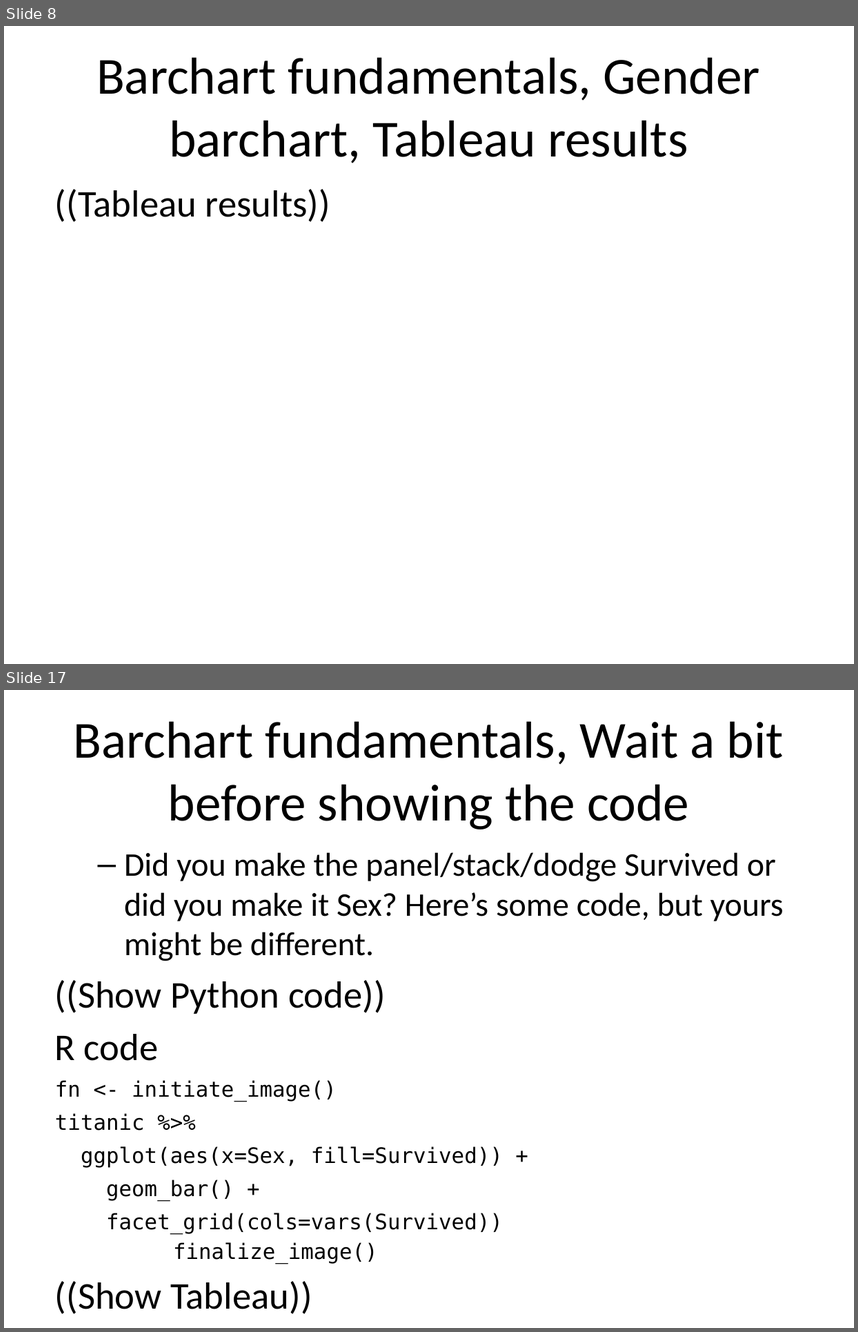
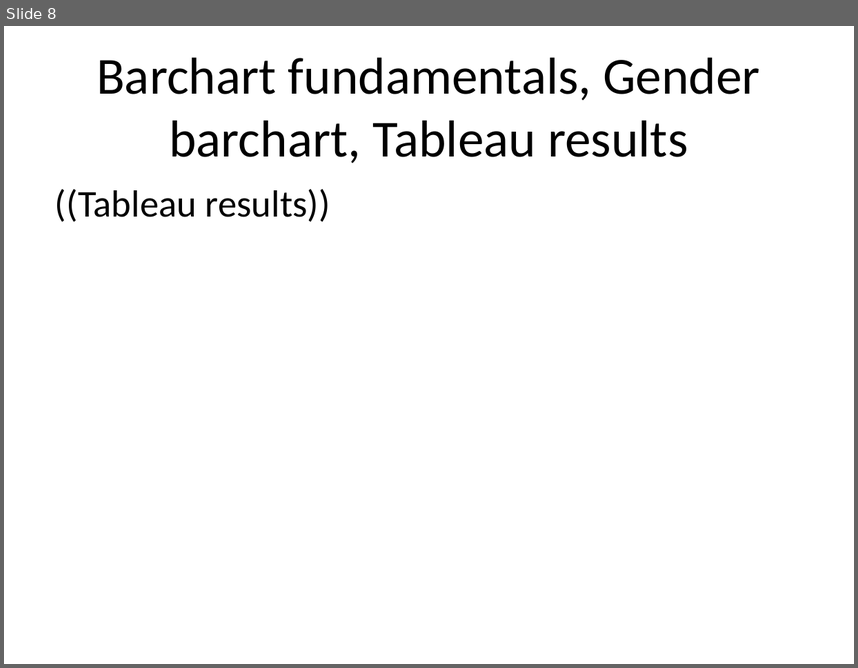
Before and after one commit to pmean/data-visualization, a slide deck: data-viz-02/src/barcharts-fundamentals-draw-gender.pptx. Shown one above the other, each under a label of ours: slides 8 and 17 before the commit, slide 8 after it; the slides between them are not shown. The pictures are 858x1332 and 858x668 pixels, drawn with LibreOffice and Linux fonts; fonts in the diff are those of the drawing. Boxes give left, top, right and bottom in pixels: in the first picture for what was removed or moved away, otherwise in the second. Text is boxed around its words. In the diff, an @@ line names an element or a change of style, - is before the commit and + after.

```diff
--- a/data-viz-02/src/barcharts-fundamentals-draw-gender.pptx
+++ b/data-viz-02/src/barcharts-fundamentals-draw-gender.pptx
@@ slide 17 removed at box(4, 690, 854, 1328), background #FFFFFF @@
@@ title removed at box(73, 721, 784, 829) @@
-Barchart fundamentals, Wait a bit before showing the code
@@ text removed at box(55, 852, 784, 1263) @@
-  – Did you make the panel/stack/dodge Survived or did you make it Sex? Here’s some code, but yours might be different.
-((Show Python code))
-R code
-fn <- initiate_image()
-titanic %>%
-ggplot(aes(x=Sex, fill=Survived)) +
-geom_bar() +
-facet_grid(cols=vars(Survived))
-finalize_image()
-((Show Tableau))
```
Also in this commit, not shown: 3 slides changed, 14 other slides removed, 4 other files.
